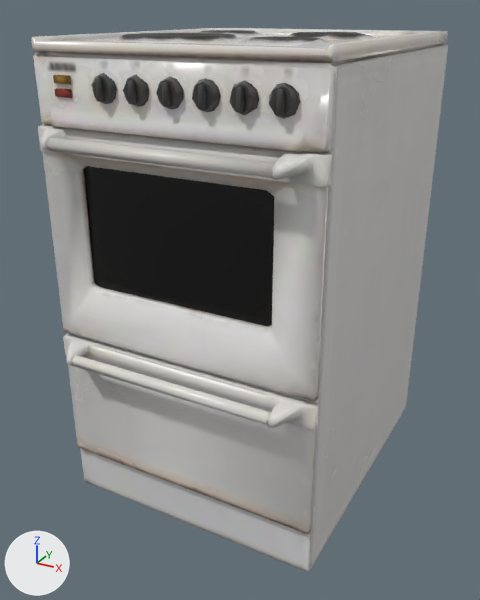
The glTF model public/assets/gen/world/models/electric_stove/electric_stove.glb, before and after one commit.
Before and after are seen from a 50 mm camera at (0.561, -1.101, 0.897) aimed at (-0.013, -0.058, 0.375). Lighting does not change. The marker at lower left points along +X, +Y and +Z. The older version comes first. Where no turn or scale is listed for an object, it has been applied to the vertices. Vertices at exactly the same position are counted once.

In view in the first picture: 'door_top', 'stovetop'.
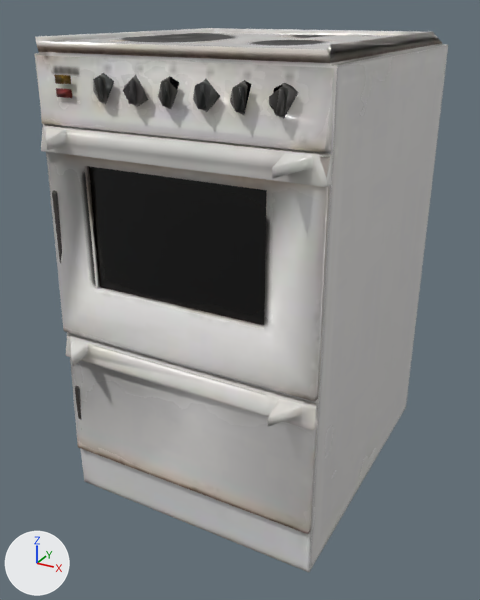
Where the newer file only moved an object's origin or applied its transform, the numbers keep the older frame.

Diff of the bpy script that builds the scene:
```diff
--- a/public/assets/gen/world/models/electric_stove/electric_stove.glb.py
+++ b/public/assets/gen/world/models/electric_stove/electric_stove.glb.py
@@ me_cube_014 @@
 # used by ob_stovetop; location = (0.0, -0.024, 0.429)
-me_cube_014.from_pydata(...)  # 1725 vertices, 3457 faces; spans x -0.251..0.251, y -0.324..0.324, z -0.429..0.429
+me_cube_014.from_pydata(...)  # 1267 vertices, 2582 faces; spans x -0.251..0.251, y -0.321..0.324, z -0.429..0.429
+# me_cube_014 part 1: the loose piece of 10 vertices spanning x -0.19..0.19, y -0.322..-0.3, z -0.112..-0.089 is deleted
+# me_cube_014 part 2: the loose piece of 9 vertices spanning x -0.191..0.191, y -0.323..-0.301, z 0.266..0.287 is deleted
+# me_cube_014 part 3: 427 vertices removed from x -0.25..0.25, y -0.324..0.323, z -0.315..0.429; 13 vertices added at x -0.238..0.238, y -0.285..0.038, z -0.315..0.429
+# other edits to the shape of me_cube_014 do not show in these pictures
 me_cube_014.materials.append(mat_electric_stove)
```

Pixel boxes [x1, y1, x2, y2] of what changed, in the pictures (480 x 600 px):
'stovetop', reshaped
    before: [31, 28, 448, 572]
    after: [35, 28, 448, 572]
part 1 of me_cube_014, deleted
    before: [72, 355, 271, 425]
part 2 of me_cube_014, deleted
    before: [46, 137, 275, 178]
part 3 of me_cube_014, cut back
    before: [31, 28, 448, 534]
    after: [62, 33, 393, 114]
